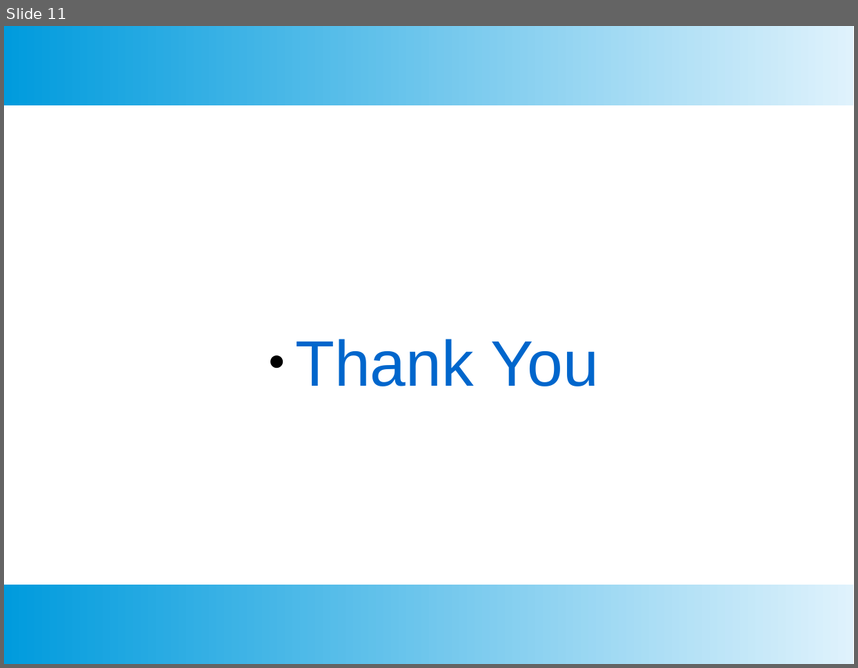
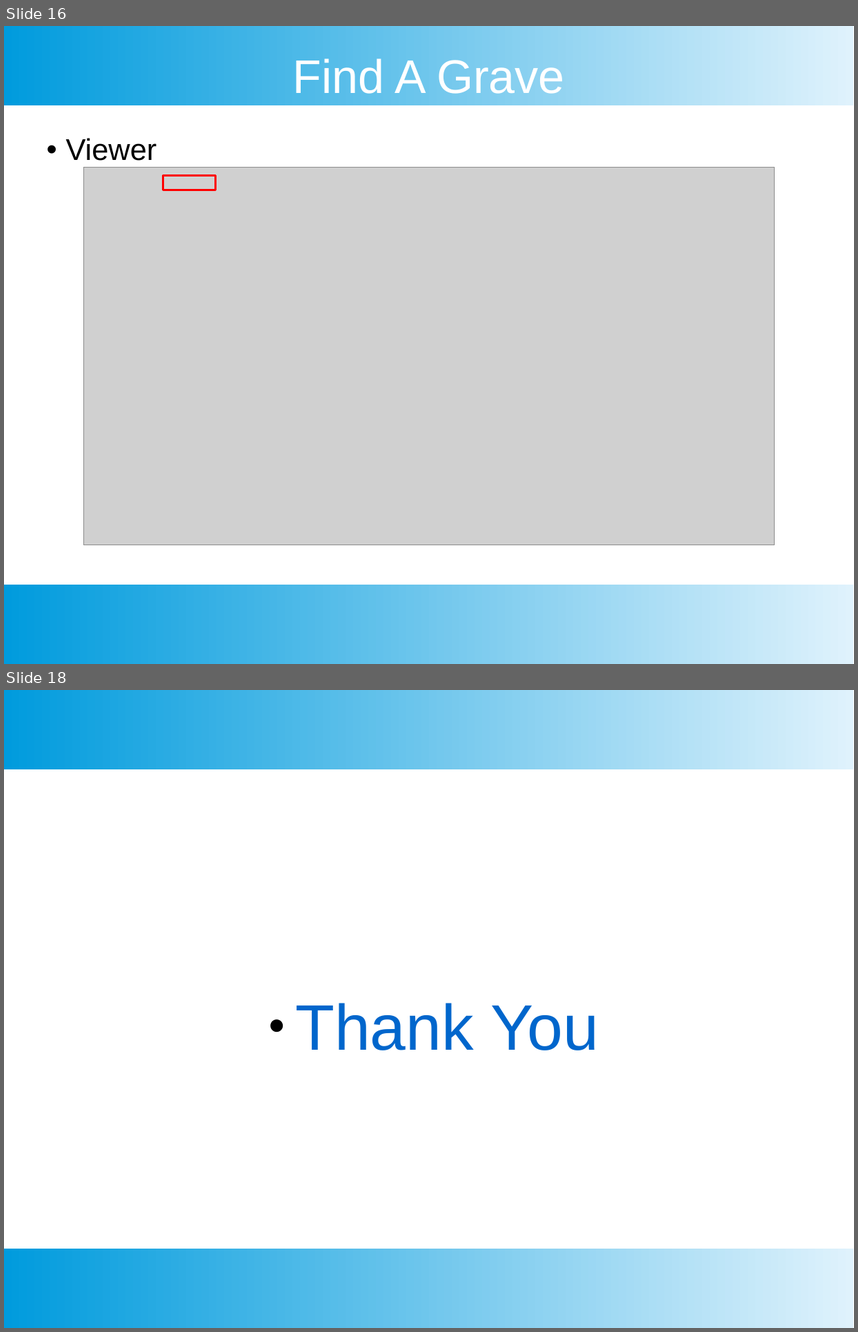
Before and after one commit to Dowens00/veteransmuseum, a slide deck: MiscFiles/Final Presentation V2.pptx. Shown one above the other, each under a label of ours: slide 11 before the commit, slides 16 and 18 after it; the slides between them are not shown. The pictures are 858x668 and 858x1332 pixels, drawn with LibreOffice and Linux fonts; fonts in the diff are those of the drawing; grey boxes stand for pictures. Boxes give left, top, right and bottom in pixels: in the first picture for what was removed or moved away, otherwise in the second. Text is boxed around its words. In the diff, an @@ line names an element or a change of style, - is before the commit and + after.

Commit message:
ppt

```diff
--- a/MiscFiles/Final Presentation V2.pptx
+++ b/MiscFiles/Final Presentation V2.pptx
@@ slide 16 added at box(4, 26, 854, 664), background #FFFFFF; not listed: 2 template elements that a slide beside it also shows @@
@@ title added at box(292, 58, 565, 94), 44 pt, text #FFFFFF @@
+Find A Grave
@@ subtitle added at box(66, 138, 157, 161), 28 pt, text #000000 @@
+• Viewer
@@ picture added at box(83, 167, 775, 545) @@
@@ rectangle added at box(163, 176, 215, 190), outline #FF0000 2 pt @@
@@ what was slide 11 is now slide 18 @@
```
Also in this commit, not shown: 6 other slides added.
